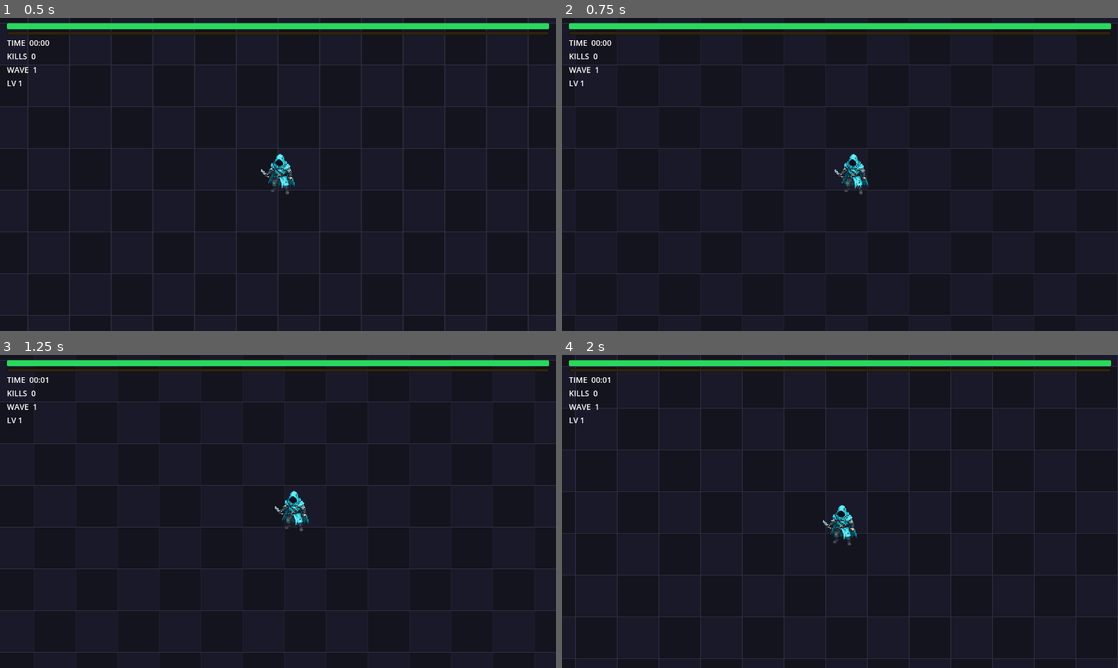
Above: before the commit, frames 1-4 (two rows, left to right).
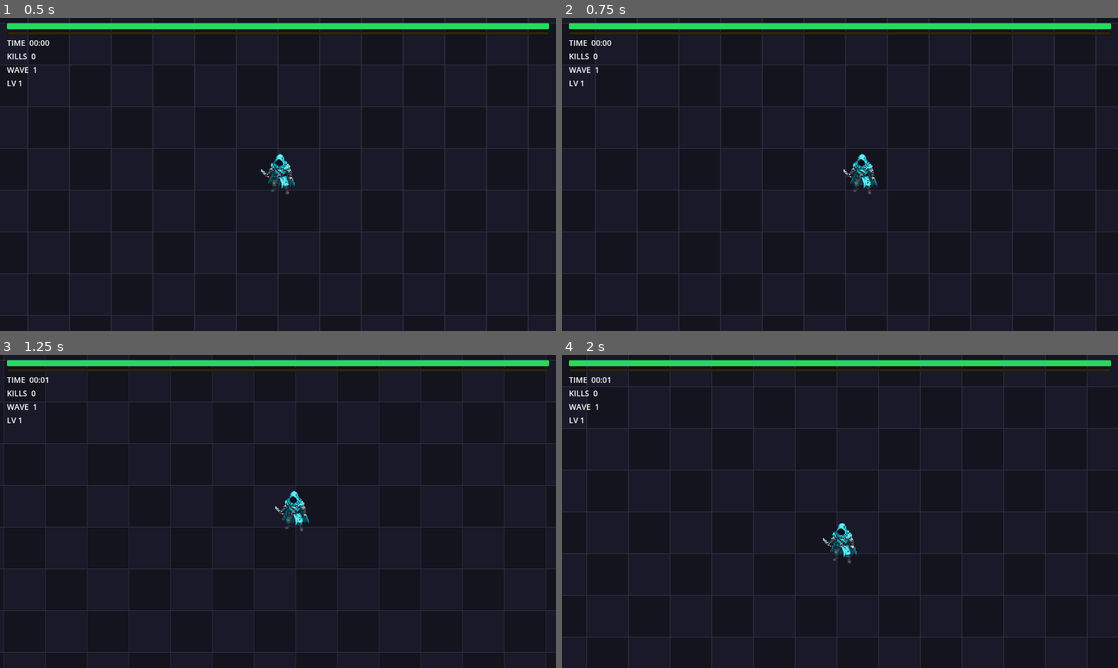
Above: after the commit, the same moments.

Repository: Hwari2929/ERRANTES
Game: Godot game, scene res://scenes/main.tscn
Two runs of this game, one before a commit and one after it. Both use one fixed random seed, a clock stepped at 60 frames per second and the inputs below.
Inputs:
- Up to frame 1 (0.5 s): no input
- Up to frame 2 (0.75 s): tap Enter (ui_accept) at 0.5, 0.6 s; hold Right (ui_right) from 0.53 s (still down)
- Up to frame 3 (1.25 s): keep holding Right (ui_right); tap Enter (ui_accept) at 0.77, 1.07 s
- Up to frame 4 (2 s): release Right (ui_right) at 1.28 s; hold Down (ui_down) from 1.28 s (still down); tap Enter (ui_accept) at 1.35, 1.52, 1.82 s

Frame 1 is identical in both runs. In frame 2, 1.3% of the frame differs, in the area x 6-97%, y 0-100%; in frame 3, 0.9%; in frame 4, 3.8%, in the area x 0-100%, y 0-100%.

Commit message:
[harness] resolve A1: 플레이어 대시 능력 추가

Diff:
--- a/scripts/player.gd
+++ b/scripts/player.gd
@@ -31,6 +31,14 @@
 var invincible: bool = false
 var _regen_accum: float = 0.0
 
+# ── 대시 능력 변수 ──
+var is_dashing: bool = false
+var dash_timer: float = 0.0
+var dash_cooldown_timer: float = 0.0
+const DASH_DURATION: float = 0.15
+const DASH_COOLDOWN: float = 1.2
+const DASH_SPEED_MULT: float = 3.0
+
 func _ready() -> void:
 	current_hp = max_hp
 	add_to_group("player")
@@ -41,9 +49,29 @@
 	if weapons and weapons.has_method("add_weapon"):
 		weapons.add_weapon("bolt")
 
-func _physics_process(_delta: float) -> void:
+func _physics_process(delta: float) -> void:
+	# 대시 쿨다운 감소
+	if dash_cooldown_timer > 0:
+		dash_cooldown_timer -= delta
+
+	# 대시 입력 및 상태 전환
+	if Input.is_action_just_pressed("ui_accept") and not is_dashing and dash_cooldown_timer <= 0:
+		is_dashing = true
+		dash_timer = DASH_DURATION
+		dash_cooldown_timer = DASH_COOLDOWN
+
+	# 대시 지속 시간 감소
+	if is_dashing:
+		dash_timer -= delta
+		if dash_timer <= 0:
+			is_dashing = false
+
+	# 이동 계산 (대시 배수 통합)
 	var dir: Vector2 = Input.get_vector("ui_left", "ui_right", "ui_up", "ui_down")
-	velocity = dir * base_speed * move_speed_mult
+	var current_speed_mult: float = move_speed_mult
+	if is_dashing:
+		current_speed_mult *= DASH_SPEED_MULT
+	velocity = dir * base_speed * current_speed_mult
 	move_and_slide()
 
 func _process(delta: float) -> void:
